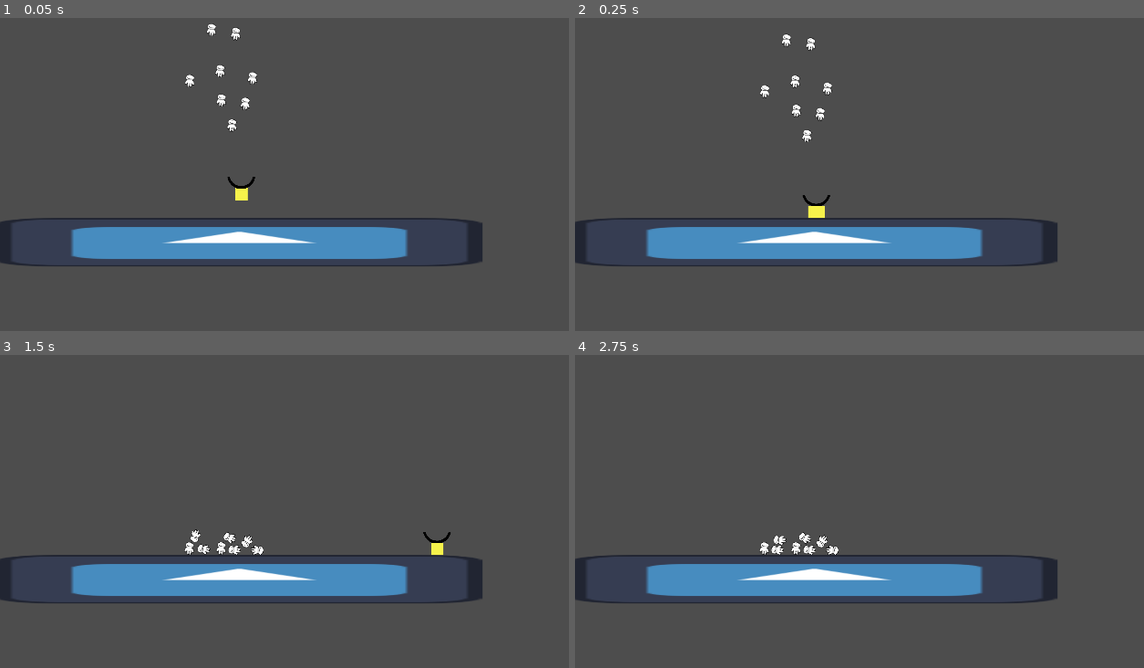
Above: before the commit, frames 1-4 (two rows, left to right).
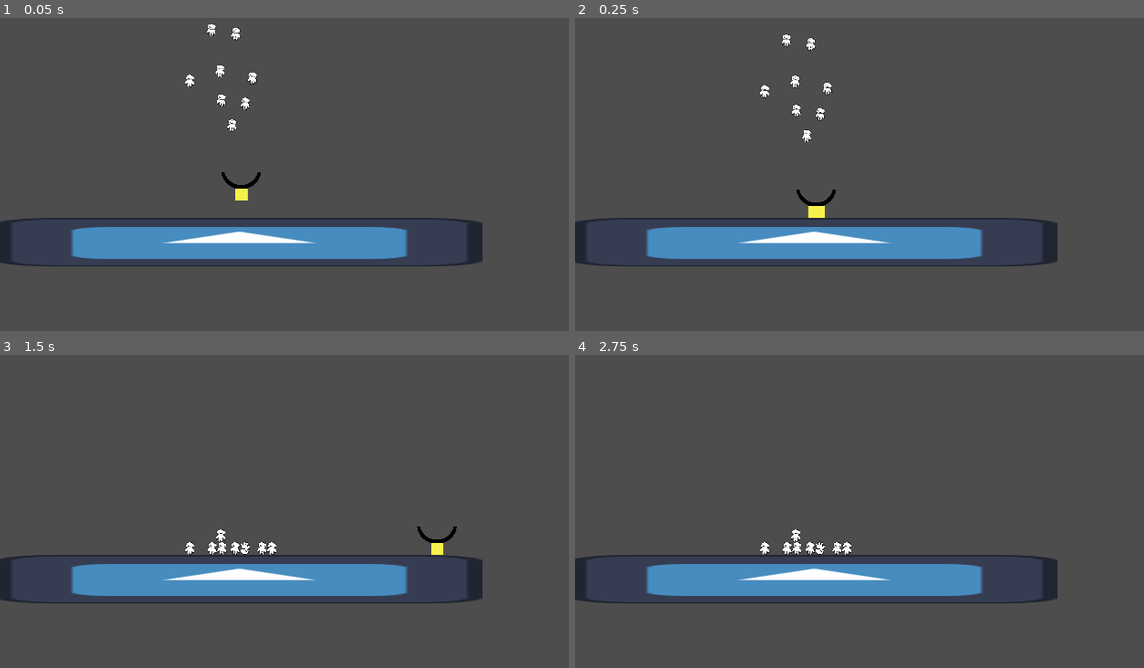
Above: after the commit, the same moments.

Repository: ValorZard/RainyPlatformer
Game: Godot game, scene res://Scenes/testPhysics.tscn
Same seed, same stepped clock (60 frames per second), same inputs: the game is played once before the commit and once after it. This scene is started directly instead of the project's main scene. The engine's default icon, where the game draws it, is replaced by a stand-in: a white triangle on a blue panel in a dark square.
Inputs:
- Up to frame 1 (0.05 s): no input
- Up to frame 2 (0.25 s): no input
- Up to frame 3 (1.5 s): hold Right (ui_right) from 0.53 s (still down); tap Space (jump) at 0.77 s
- Up to frame 4 (2.75 s): tap Space (jump) at 1.52 s; release Right (ui_right) at 2.03 s; hold Left (ui_left) from 2.03 s (still down)

The runs differ from the first frame. In frame 1, 0.2% of the frame differs, in the area x 32-46%, y 1-55%; in frame 2, 0.2%; in frame 3, 0.6%, in the area x 32-81%, y 54-64%; in frame 4, 0.5%.

Commit message:
BIG BRAIN

Diff:
--- a/Actors/person.tscn
+++ b/Actors/person.tscn
@@ -7,9 +7,10 @@
 
 [node name="Person" type="RigidBody2D"]
 collision_mask = 3
-mass = 1000.0
+mass = 5.0
 
 [node name="Sprite2D" type="Sprite2D" parent="."]
+texture_filter = 1
 texture = ExtResource("1_8pnwv")
 
 [node name="CollisionShape2D" type="CollisionShape2D" parent="."]
--- a/Scenes/testPhysics.tscn
+++ b/Scenes/testPhysics.tscn
@@ -1,18 +1,15 @@
-[gd_scene load_steps=8 format=3 uid="uid://ct4wjes67om1"]
+[gd_scene load_steps=7 format=3 uid="uid://ct4wjes67om1"]
 
 [ext_resource type="PackedScene" uid="uid://di7p6wgg3v4fj" path="res://Platforms/TestPlatform.tscn" id="1_5885n"]
 [ext_resource type="PackedScene" uid="uid://cfpv8m0lwxvea" path="res://Actors/person.tscn" id="2_tqh3s"]
 [ext_resource type="PackedScene" uid="uid://cvboky6pqlyk0" path="res://Player/Player.tscn" id="4_2o081"]
 [ext_resource type="Texture2D" uid="uid://c3ryvuqs1rsum" path="res://Art/TestScoop.png" id="4_c4mpt"]
 
-[sub_resource type="RectangleShape2D" id="RectangleShape2D_p2tmt"]
-size = Vector2(30, 10)
+[sub_resource type="RectangleShape2D" id="RectangleShape2D_p0h71"]
+size = Vector2(47, 15)
 
-[sub_resource type="RectangleShape2D" id="RectangleShape2D_5t26f"]
-size = Vector2(30, 10)
-
-[sub_resource type="RectangleShape2D" id="RectangleShape2D_ruien"]
-size = Vector2(30, 10)
+[sub_resource type="RectangleShape2D" id="RectangleShape2D_2x42w"]
+size = Vector2(50.5031, 15.695)
 
 [node name="TestScene" type="Node2D"]
 
@@ -47,21 +44,28 @@
 [node name="Player" parent="." instance=ExtResource("4_2o081")]
 position = Vector2(636, 548)
 
-[node name="Sprite2D" type="Sprite2D" parent="Player"]
-position = Vector2(0, -36)
-scale = Vector2(0.41, 0.41)
+[node name="TestScoop" type="RigidBody2D" parent="Player"]
+position = Vector2(0, -45)
+collision_mask = 2
+mass = 10.0
+lock_rotation = true
+freeze = true
+
+[node name="Sprite2D" type="Sprite2D" parent="Player/TestScoop"]
+texture_filter = 1
+scale = Vector2(0.59, 0.59)
 texture = ExtResource("4_c4mpt")
 
-[node name="CollisionShape2D" type="CollisionShape2D" parent="Player"]
-position = Vector2(-25, -30)
-rotation = 0.872665
-shape = SubResource("RectangleShape2D_p2tmt")
+[node name="CollisionShape2D" type="CollisionShape2D" parent="Player/TestScoop"]
+position = Vector2(0, 25)
+shape = SubResource("RectangleShape2D_p0h71")
 
-[node name="CollisionShape2D2" type="CollisionShape2D" parent="Player"]
-position = Vector2(0, -20)
-shape = SubResource("RectangleShape2D_5t26f")
+[node name="CollisionShape2D2" type="CollisionShape2D" parent="Player/TestScoop"]
+position = Vector2(-36.6425, 7.77359)
+rotation = 0.958186
+shape = SubResource("RectangleShape2D_2x42w")
 
-[node name="CollisionShape2D3" type="CollisionShape2D" parent="Player"]
-position = Vector2(25, -30)
-rotation = -0.872665
-shape = SubResource("RectangleShape2D_ruien")
+[node name="CollisionShape2D3" type="CollisionShape2D" parent="Player/TestScoop"]
+position = Vector2(36.642, 7.774)
+rotation = -0.958186
+shape = SubResource("RectangleShape2D_2x42w")
